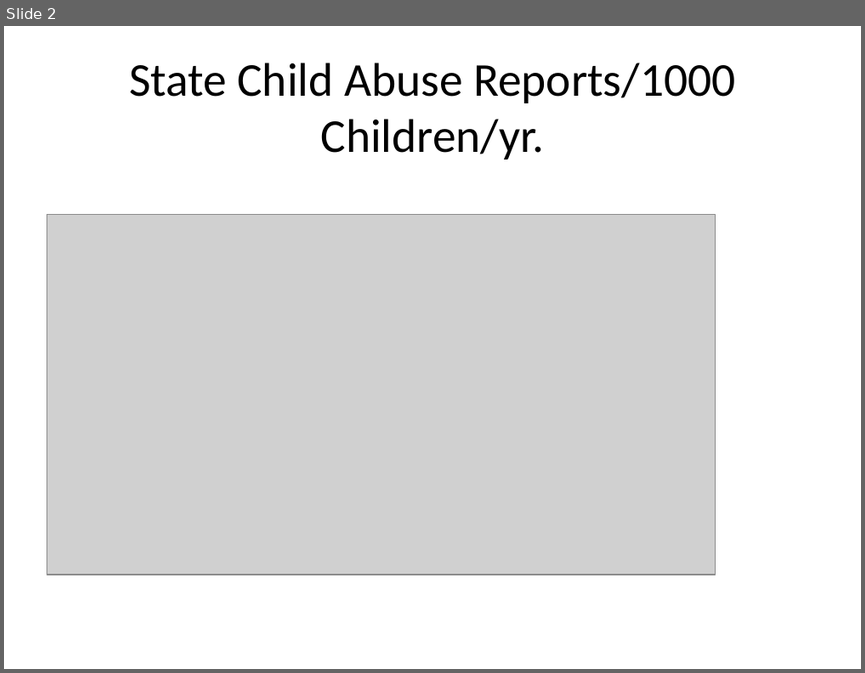
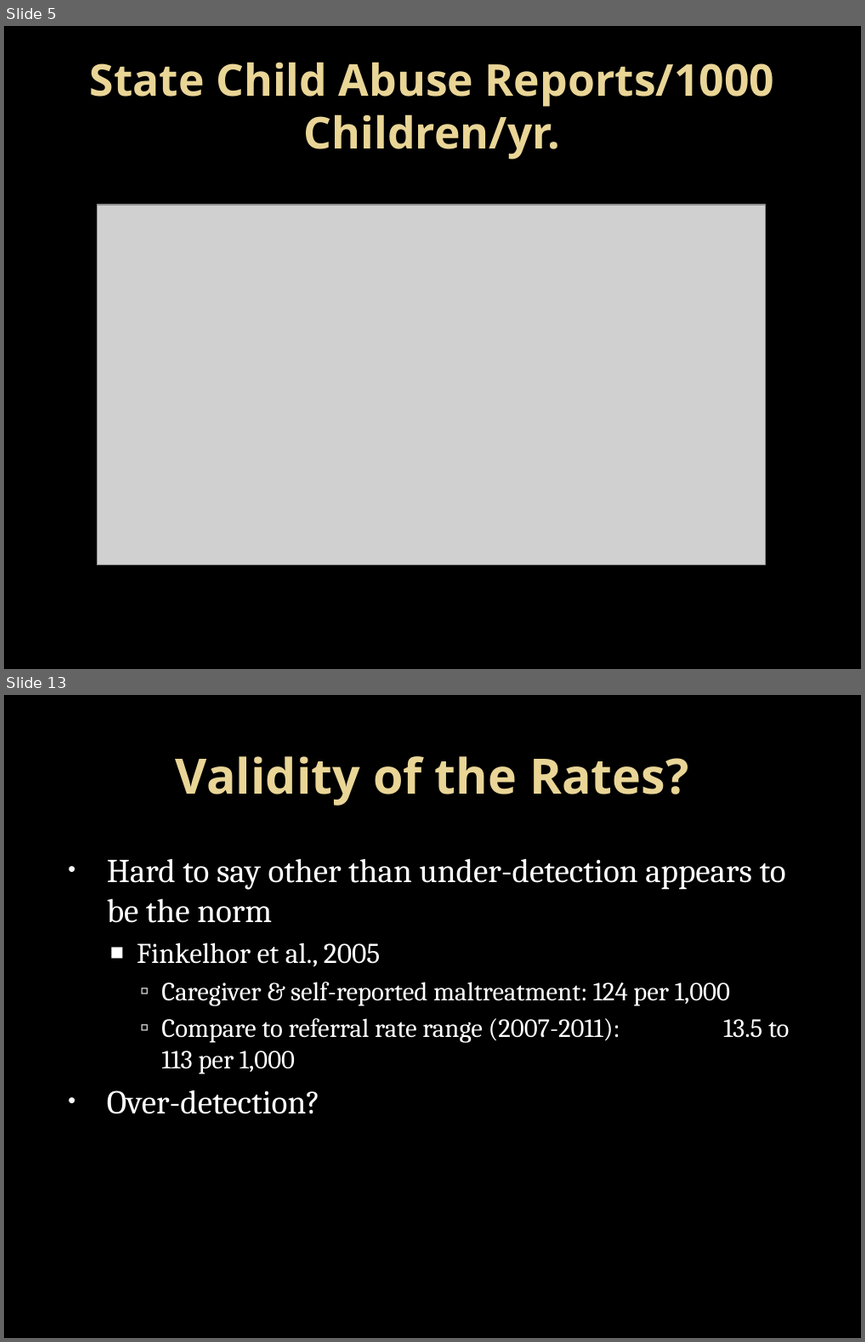
Before and after one commit to OuhscBbmc/SafeCareSpatial, a slide deck: National/chadwick materials/bard_draft1.pptx. Shown one above the other, each under a label of ours: slide 2 before the commit, slides 5 and 13 after it; the slides between them are not shown. The pictures are 865x673 and 865x1342 pixels, drawn with LibreOffice and Linux fonts; fonts in the diff are those of the drawing; grey boxes stand for pictures; background and template pictures are left out. Boxes give left, top, right and bottom in pixels: in the first picture for what was removed or moved away, otherwise in the second. Text is boxed around its words. In the diff, an @@ line names an element or a change of style, - is before the commit and + after.

```diff
--- a/National/chadwick materials/bard_draft1.pptx
+++ b/National/chadwick materials/bard_draft1.pptx
@@ slide 13 added at (4,695,861,1338), background picture (left out) @@
@@ title added at (176,756,688,805), 41 pt, text gradient #EAD696 to #E7D081, bold @@
+Validity of the Rates?
@@ text added at (107,858,789,1114), 22 pt, text #FFFFFF @@
+• Hard to say other than under-detection appears to be the norm
+  ■ Finkelhor et al., 2005
+    ▫ Caregiver & self-reported maltreatment: 124 per 1,000
+    ▫ Compare to referral rate range (2007-2011): 13.5 to 113 per 1,000
+• Over-detection?
@@ what was slide 2 is now slide 5 @@
@@ slide 5 changed as well @@
@@ background #FFFFFF to picture (left out) @@
@@ title "State Child Abuse Reports/1000 Children/yr." at (90,62,775,159): size 39.6 to 36.9 pt, font Calibri to Noto Sans, text colour #000000 to gradient #EAD696 to #E7D081, bold on @@
@@ picture: place and size @@
-picture at (46,215,715,574)
+picture at (97,204,765,564)
```
Also in this commit, not shown: 1 other slide changed, 21 other slides added, 1 slide removed, 17 other files.
